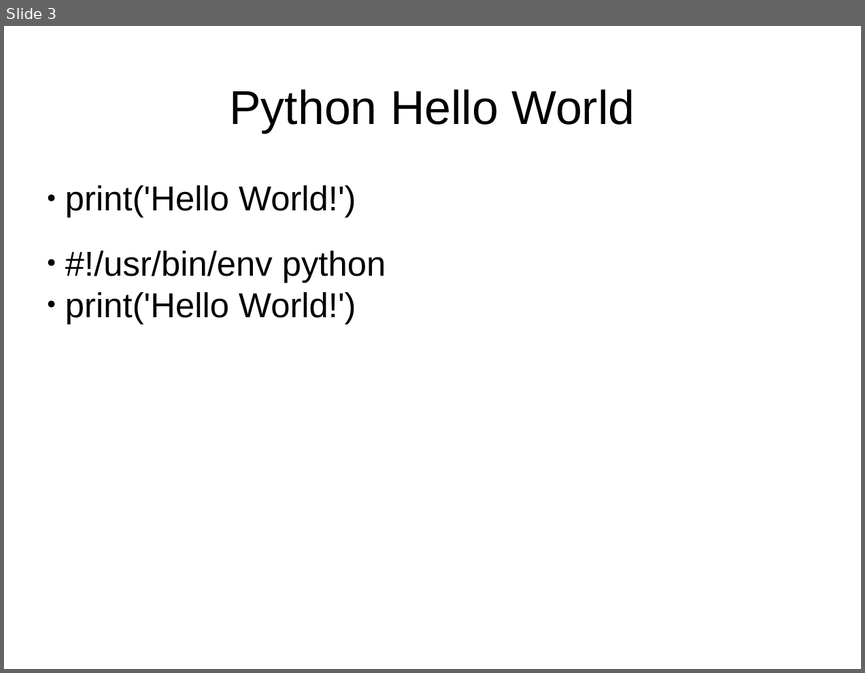
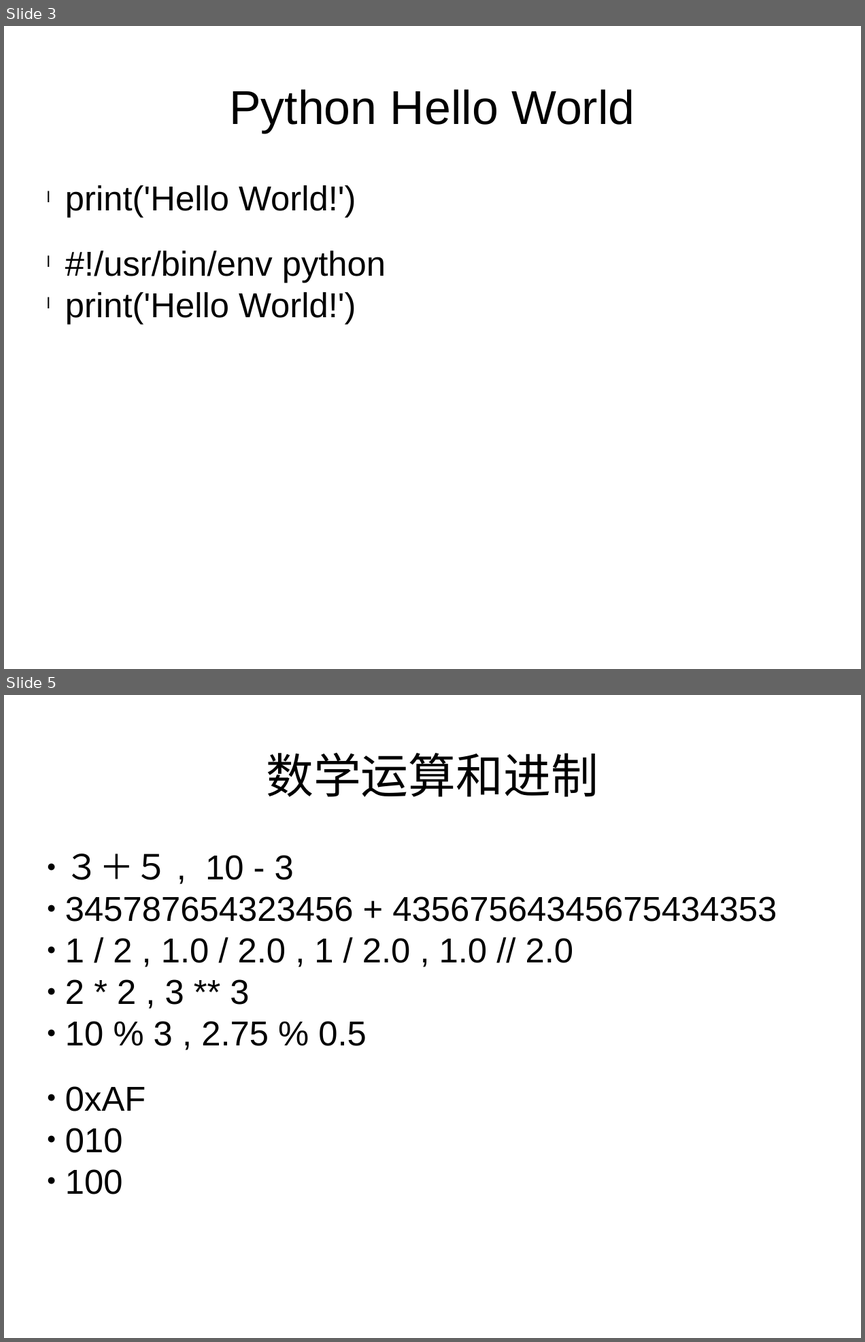
Before and after one commit to haolongzhangm/shell_my, a slide deck: unexeshell/tmp_use/python_l/0/p0.pptx. Shown one above the other, each under a label of ours: slide 3 before the commit, slides 3 and 5 after it; the slides between them are not shown. The pictures are 865x673 and 865x1342 pixels, drawn with LibreOffice and Linux fonts; fonts in the diff are those of the drawing. Boxes give left, top, right and bottom in pixels: in the first picture for what was removed or moved away, otherwise in the second. Text is boxed around its words. In the diff, an @@ line names an element or a change of style, - is before the commit and + after.

Commit message:
update python tmp

```diff
--- a/unexeshell/tmp_use/python_l/0/p0.pptx
+++ b/unexeshell/tmp_use/python_l/0/p0.pptx
@@ slide 5 added at (4,695,861,1338), background #FFFFFF @@
@@ text added at (266,753,598,797), 44 pt, text #000000 @@
+数学运算和进制
@@ text added at (65,853,776,1194), 32 pt, text #000000 @@
+● ３＋５ , 10 - 3
+● 345787654323456 + 43567564345675434353
+● 1 / 2 , 1.0 / 2.0 , 1 / 2.0 , 1.0 // 2.0
+● 2 * 2 , 3 ** 3
+● 10 % 3 , 2.75 % 0.5
+● 0xAF
+● 010
+● 100
@@ slide 3 changed as well @@
@@ text "print('Hello World!')" at (65,185,385,324): bullet ● to l @@
```
Also in this commit, not shown: 2 other slides changed, 4 other slides added.
